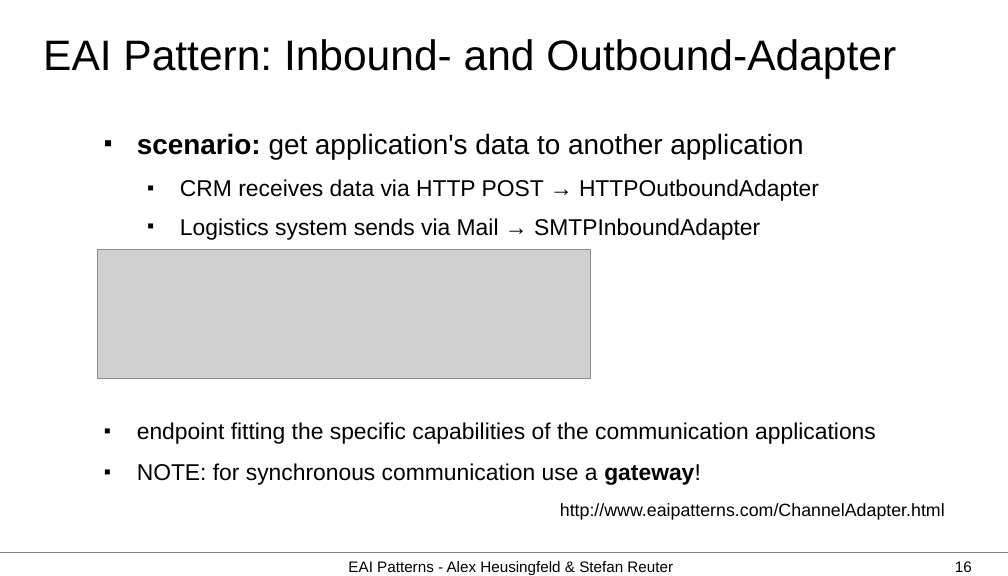
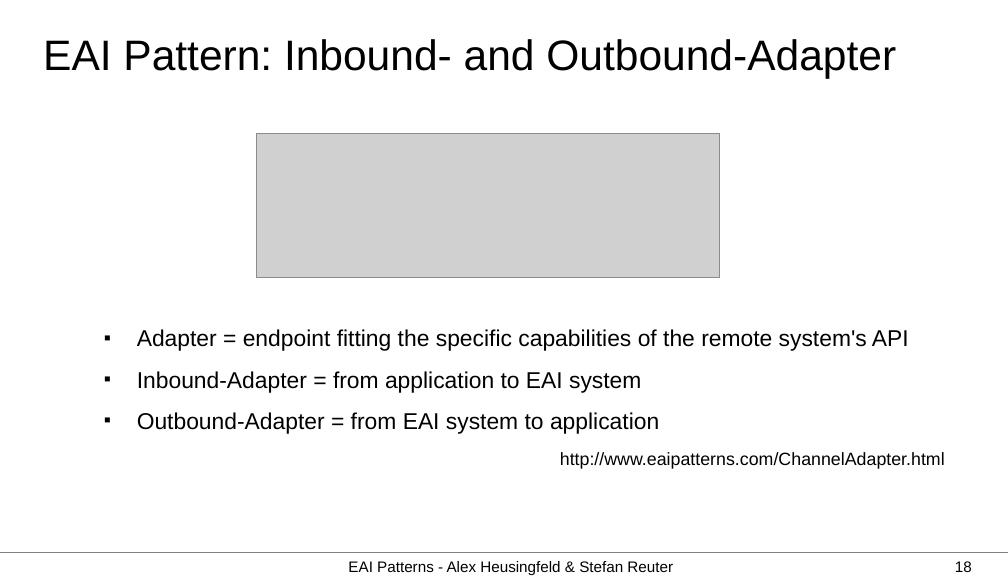
Before and after one commit to aheusingfeld/javaone2012, a slide deck: slide 18 of slides/eai-slides.odp (slide 16 before the commit). Drawn at 1008x576 pixels with LibreOffice and Linux fonts; fonts in the diff are those of the drawing; grey boxes stand for pictures. Boxes give left, top, right and bottom in pixels: in the first picture for what was removed or moved away, otherwise in the second. Text is boxed around its words. In the diff, an @@ line names an element or a change of style, - is before the commit and + after.

Commit message:
updated slides

```diff
--- a/slides/eai-slides.odp
+++ b/slides/eai-slides.odp
@@ text removed at [137,133,819,240] @@
-■ scenario: get application's data to another application
-  ■ CRM receives data via HTTP POST → HTTPOutboundAdapter
-  ■ Logistics system sends via Mail → SMTPInboundAdapter
@@ picture: place and size @@
-picture at [98,250,591,379]
+picture at [256,134,720,277]
@@ text "Adapter = endpoint fitting the ...": place and size @@
-text "Adapter = endpoint fitting the ..." at [137,422,945,520]
+text "Adapter = endpoint fitting the ..." at [137,329,945,469]
@@ text at [137,329,909,434]: text changed @@
-■ endpoint fitting the specific capabilities of the communication applications
-■ NOTE: for synchronous communication use a gateway!
+■ Adapter = endpoint fitting the specific capabilities of the remote system's API
+■ Inbound-Adapter = from application to EAI system
+■ Outbound-Adapter = from EAI system to application
```
Also in this commit, not shown: 8 other slides changed, 8 slides added.
